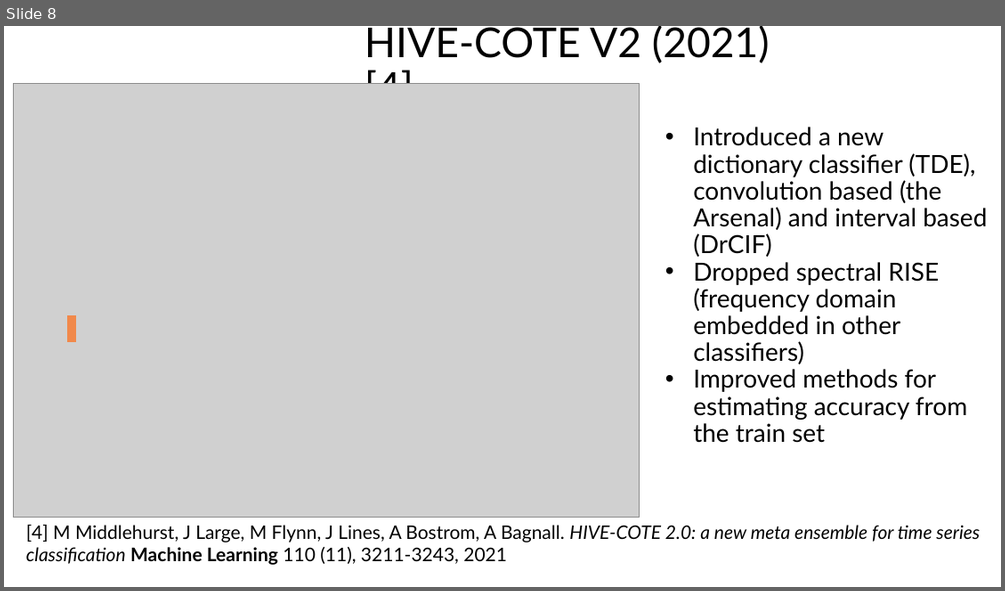
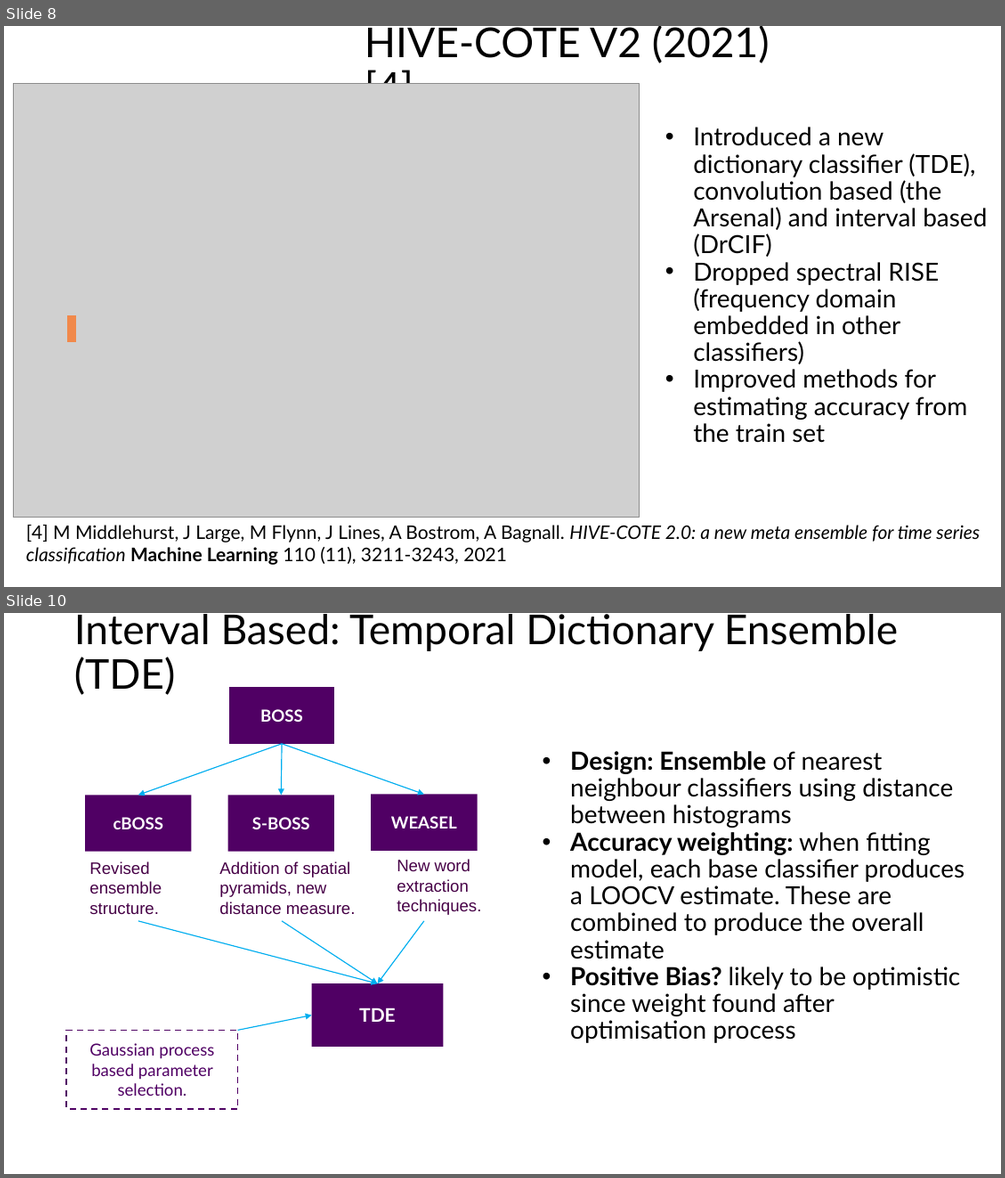
Before and after one commit to aeon-toolkit/aeon-tutorials, a slide deck: KDD-2024/Slides/part9_hybrids.pptx. Shown one above the other, each under a label of ours: slide 8 before the commit, slides 8 and 10 after it; the slides between them are not shown. The pictures are 1005x591 and 1005x1178 pixels, drawn with LibreOffice and Linux fonts; fonts in the diff are those of the drawing; grey boxes stand for pictures. Boxes give left, top, right and bottom in pixels: in the first picture for what was removed or moved away, otherwise in the second. Text is boxed around its words. In the diff, an @@ line names an element or a change of style, - is before the commit and + after.

```diff
--- a/KDD-2024/Slides/part9_hybrids.pptx
+++ b/KDD-2024/Slides/part9_hybrids.pptx
@@ slide 10 added at [4,613,1001,1174], background #FFFFFF @@
@@ title added at [74,614,898,695], 39.6 pt, text #000000 @@
+Interval Based: Temporal Dictionary Ensemble (TDE)
@@ rectangle added at [229,687,334,744], fill #500064, 16 pt, text #FFFFFF, bold @@
+BOSS
@@ arrow added from (283, 744) to (138, 795), #00AEEF 1 pt @@
@@ arrow added from (283, 744) to (282, 795), #00AEEF 1 pt @@
@@ arrow added from (283, 744) to (424, 794), #00AEEF 1 pt @@
@@ text added at [570,751,965,1043], 24 pt, text #000000 @@
+• Design: Ensemble of nearest neighbour classifiers using distance between histograms
+• Accuracy weighting: when fitting model, each base classifier produces a LOOCV estimate. These are combined to produce the overall estimate
+• Positive Bias? likely to be optimistic since weight found after optimisation process
@@ rectangle added at [86,795,192,852], fill #500064, 16 pt, text #FFFFFF, bold @@
+cBOSS
@@ rectangle added at [228,795,334,852], fill #500064, 16 pt, text #FFFFFF, bold @@
+S-BOSS
@@ rectangle added at [372,794,477,851], fill #500064, 16 pt, text #FFFFFF, bold @@
+WEASEL
@@ text added at [89,861,162,915], 16 pt, text #460046 @@
+Revised ensemble structure.
@@ text added at [219,861,356,915], 16 pt, text #460046 @@
+Addition of spatial pyramids, new distance measure.
@@ text added at [396,859,481,915], 16 pt, text #460046 @@
+New word extraction techniques.
@@ arrow added from (138, 921) to (377, 983), #00AEEF 1 pt @@
@@ arrow added from (283, 921) to (377, 983), #00AEEF 1 pt @@
@@ arrow added from (424, 921) to (377, 983), #00AEEF 1 pt @@
@@ rectangle added at [311,983,443,1046], fill #500064, 18 pt, text #FFFFFF, bold @@
+TDE
@@ rectangle added at [67,1030,238,1110], fill #FFFFFF, outline #500064 1.5 pt dashed, 16 pt, text #500064 @@
+Gaussian process based parameter selection.
@@ arrow added from (238, 1030) to (311, 1015), #00AEEF 1 pt @@
```
Also in this commit, not shown: 3 slides changed, 4 other slides added, 4 slides removed, 2 other files.
